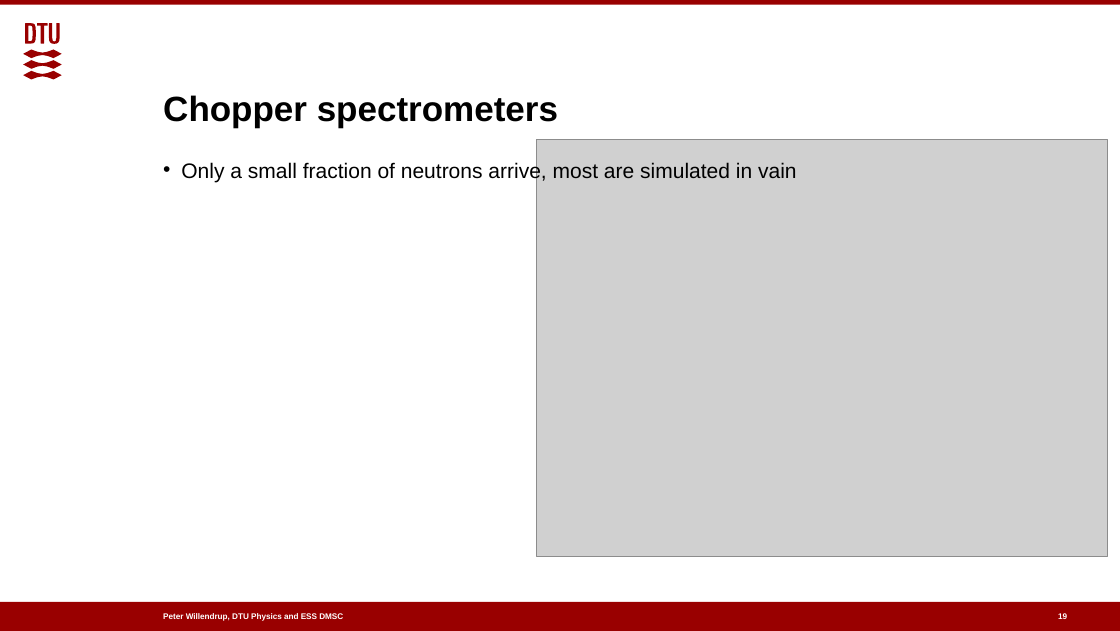
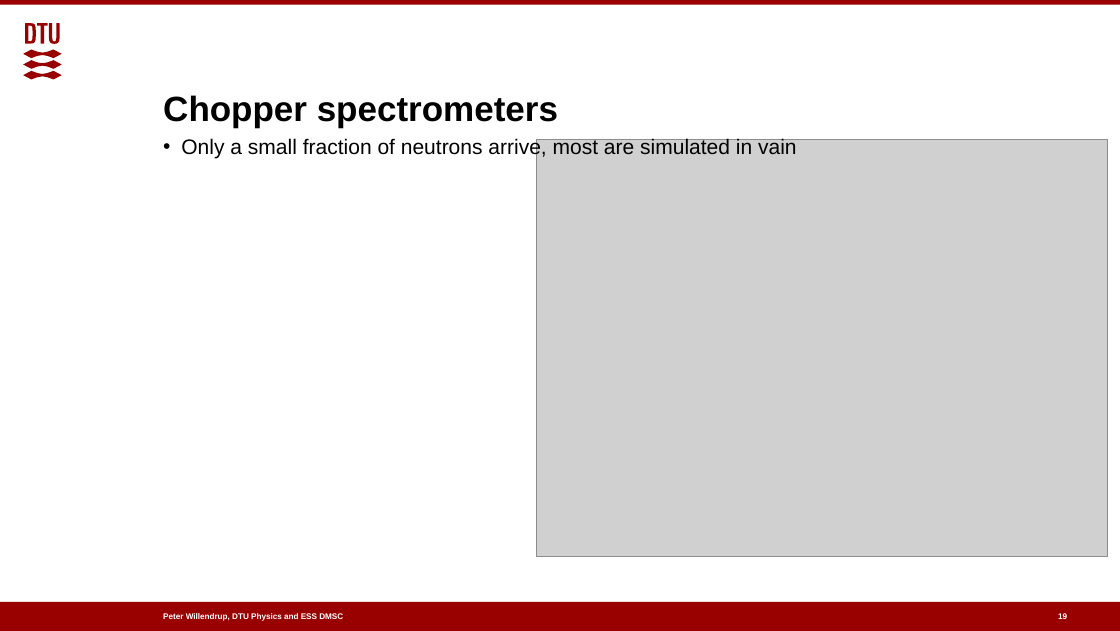
Before and after one commit to McStasMcXtrace/Schools, a slide deck: slide 19 of ESS_March_2022_IDS_Scipp_McStas_intro/Day2_Thursday_March_17th/07_Samples/More_samples.pptx. Drawn at 1120x631 pixels with LibreOffice and Linux fonts; fonts in the diff are those of the drawing; grey boxes stand for pictures; background and template pictures are left out. Boxes give left, top, right and bottom in pixels: in the first picture for what was removed or moved away, otherwise in the second. Text is boxed around its words. In the diff, an @@ line names an element or a change of style, - is before the commit and + after.

```diff
--- a/ESS_March_2022_IDS_Scipp_McStas_intro/Day2_Thursday_March_17th/07_Samples/More_samples.pptx
+++ b/ESS_March_2022_IDS_Scipp_McStas_intro/Day2_Thursday_March_17th/07_Samples/More_samples.pptx
@@ text "Only a small fraction of ...": place and size @@
-text "Only a small fraction of ..." at <box>181,161,797,182</box>
+text "Only a small fraction of ..." at <box>181,138,797,159</box>
```
Also in this commit, not shown: 2 other slides changed, 4 other files.
